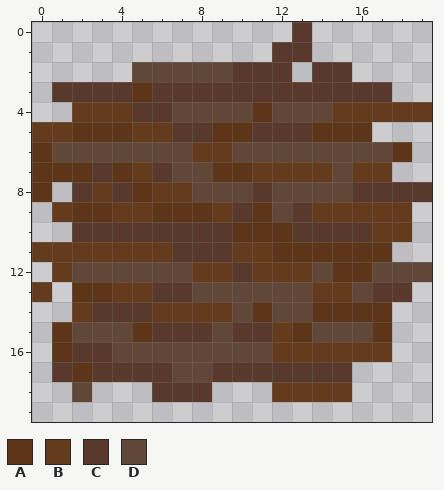
Pixel-art sprite: src/assets/block/wood/red/middle/wood_red_middle_4.png. The first picture shows the starting point.
The file is 20x20 pixels.
Palette (. is transparent): A #5d3518  B #653b1d  C #59392c  D #604737
Now the later version:
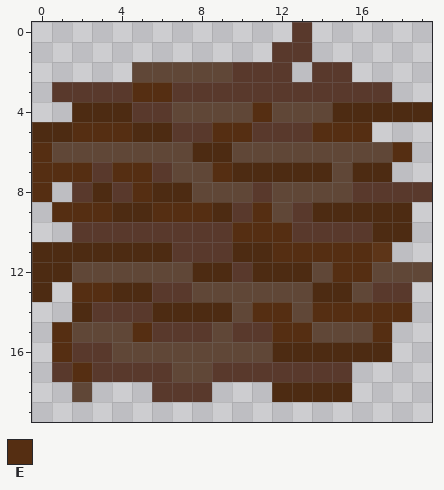
Colours new in this view: E #552e12
What changed:
@@ palette @@
-B #653b1d
+B #4d2b12
@@ x 0..19 @@
  2 .....DDDDDCCC.CC....
- 3 .CCCCACCCCCCCCCCCC..
- 4 ..BBBCCDDDDADDDBBBBB
- 5 BBAAABBCCAACCCAAA...
- 6 ADDDDDDDBBDDDDDDDDA.
- 7 AAACABCDDAABBBBDBB..
- 8 A.CBCABBDDDCDDDDCCCC
- 9 .BAABBAAABCADCBBBBB.
-10 ..CCCCCCCCAAACCCCBB.
-11 BBBBBBBCCCBBAAAAAA..
-12 .BDDDDDDBBCBBBDAADDD
-13 B.AABBCCDDDDDDBBDCC.
-14 ..BCCCBBBBDADDAAAA..
-15 .ADDDACCCDCCBADDDA..
-16 .ACCDDDDDDDDBBBBBB..
-17 .CACCCCDDCCCCCCC....
+ 3 .CCCCEECCCCCCCCCCC..
+ 4 ..BBBCCDDDDEDDDBBBBB
+ 5 BBEEEBBCCEECCCEEE...
+ 6 EDDDDDDDBBDDDDDDDDE.
+ 7 EEECEECDDEBBBBBDBB..
+ 8 E.CBCEBBDDDCDDDDCCCC
+ 9 .EEEBBEEEBCEDCBBBBB.
+10 ..CCCCCCCCEEECCCCBB.
+11 BBBBBBBCCCBBEEEEEA..
+12 BBDDDDDDBBCBBBDEEDDD
+13 B.EEBBCCDDDDDDBBDCC.
+14 ..BCCCBBBBDEEDEEEEE.
+15 .EDDDECCCDCCEEDDDE..
+16 .ECCDDDDDDDDBBBBBB..
+17 .CECCCCDDCCCCCCC....
 18 ..D...CCC...BBBB....
